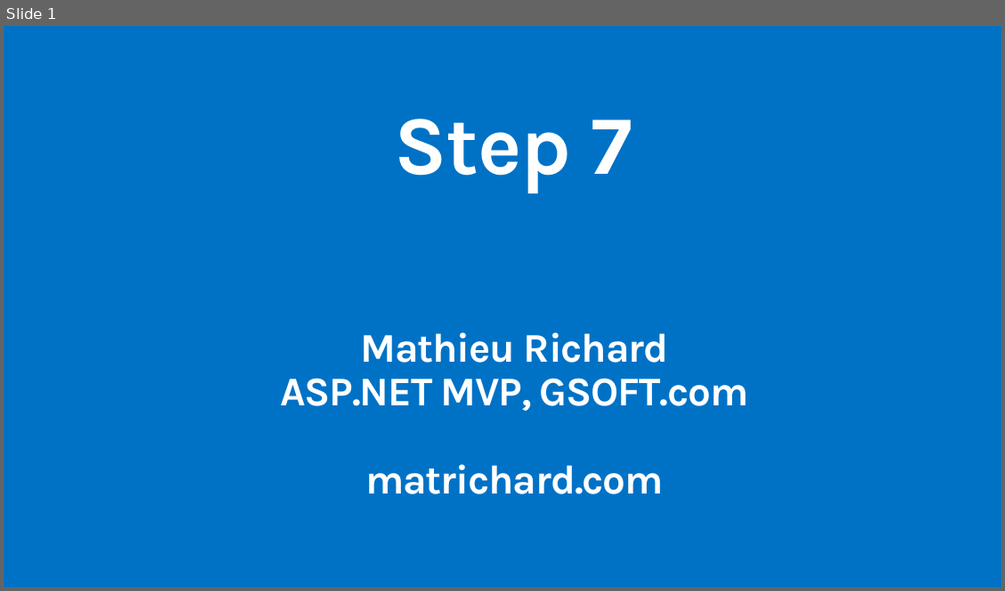
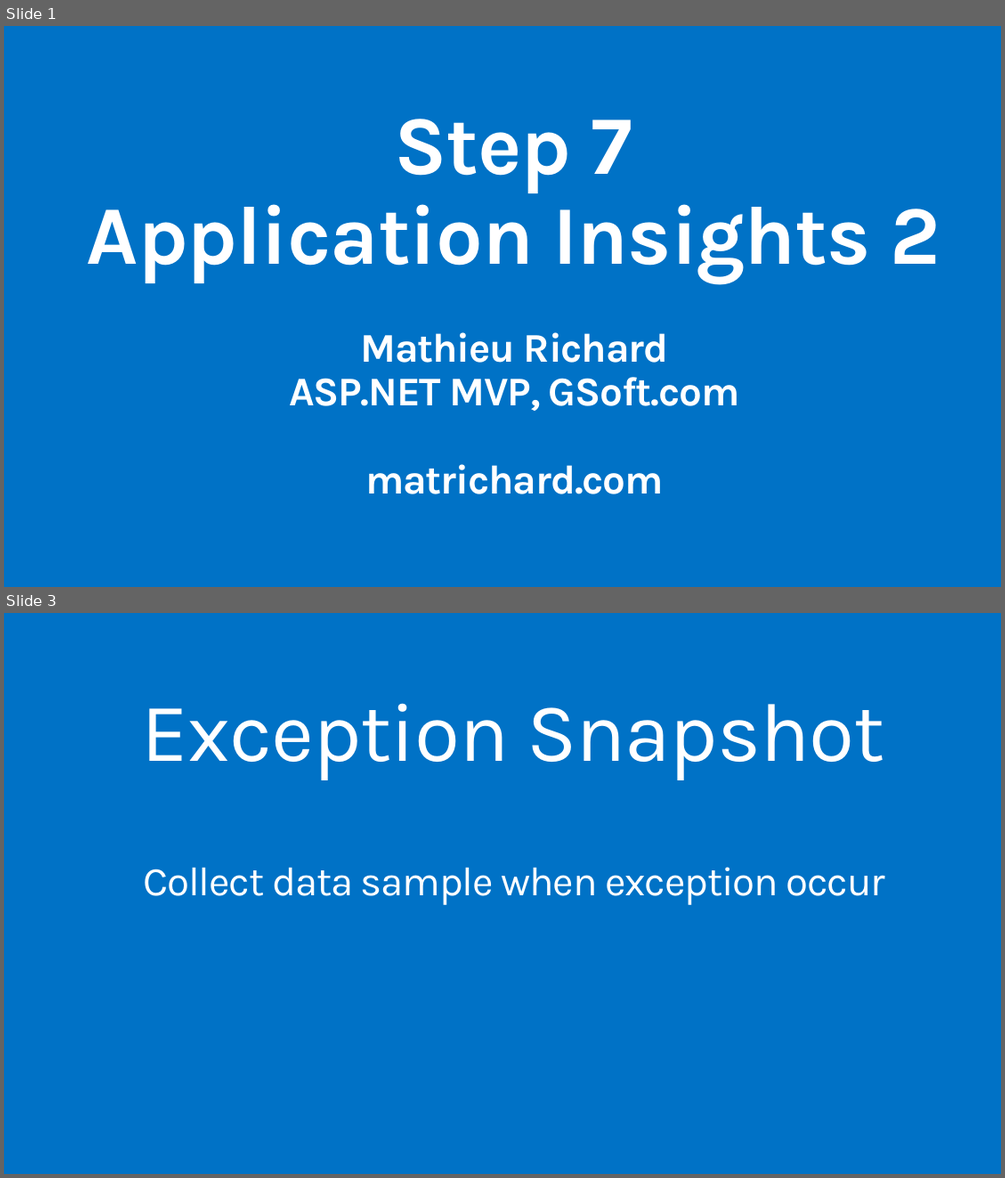
Before and after one commit to MSDEVMTL/GlobalAzureBootcamp2018, a slide deck: Step7/Step7-AppInsights2.pptx. Shown one above the other, each under a label of ours: slide 1 before the commit, slides 1 and 3 after it; the slides between them are not shown. The pictures are 1005x591 and 1005x1178 pixels, drawn with LibreOffice and Linux fonts; fonts in the diff are those of the drawing; background and template pictures are left out. Boxes give left, top, right and bottom in pixels: in the first picture for what was removed or moved away, otherwise in the second. Text is boxed around its words. In the diff, an @@ line names an element or a change of style, - is before the commit and + after.

Commit message:
fix typo and finish of slides

```diff
--- a/Step7/Step7-AppInsights2.pptx
+++ b/Step7/Step7-AppInsights2.pptx
@@ slide 3 added at (x1=4, y1=613, x2=1001, y2=1174), background #0072C6 @@
@@ title added at (x1=141, y1=703, x2=884, y2=780), 80 pt, text #FFFFFF @@
+Exception Snapshot
@@ text added at (x1=144, y1=867, x2=886, y2=905), 39.2 pt, text #FFFFFF @@
+Collect data sample when exception occur
@@ slide 1 changed as well @@
@@ title at (x1=87, y1=119, x2=939, y2=283): text changed @@
-Step 7
+Step 7
+Application Insights 2
@@ text at (x1=289, y1=377, x2=740, y2=410): text changed @@
-ASP.NET MVP, GSOFT.com
+ASP.NET MVP, GSoft.com
```
Also in this commit, not shown: 2 other slides changed, 4 other slides added, 1 other file.
